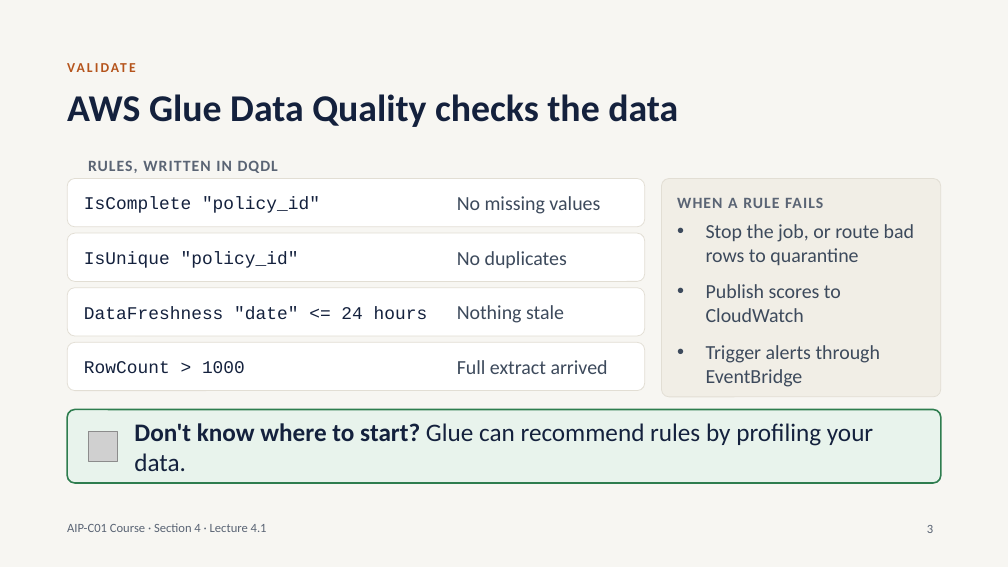
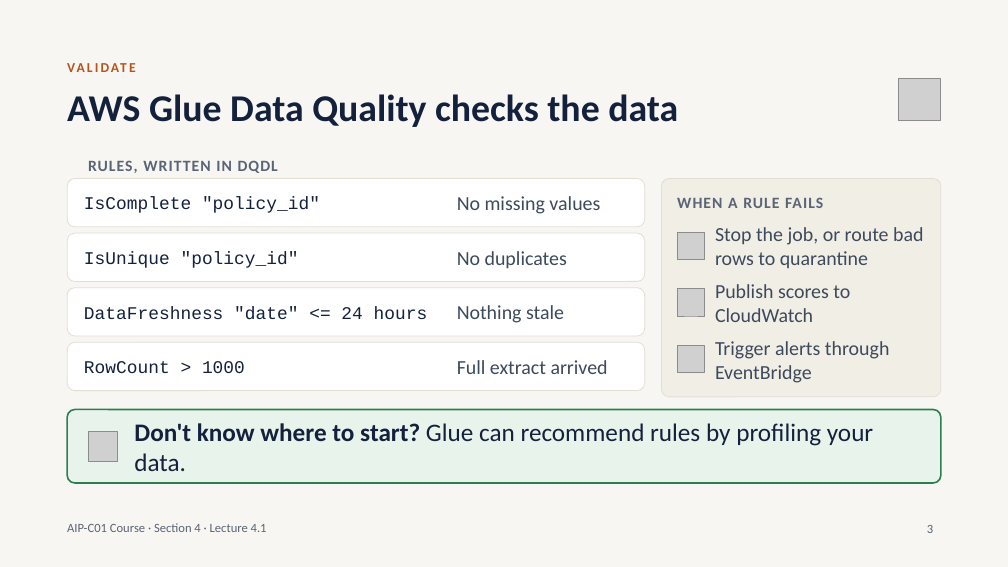
Before and after one commit to telberrak/aws-ai-developer, a slide deck: slide 3 of V2/slides/lecture-4.1.pptx. Drawn at 1008x567 pixels with LibreOffice and Linux fonts; fonts in the diff are those of the drawing; grey boxes stand for pictures. Boxes give left, top, right and bottom in pixels: in the first picture for what was removed or moved away, otherwise in the second. Text is boxed around its words. In the diff, an @@ line names an element or a change of style, - is before the commit and + after.

```diff
--- a/V2/slides/lecture-4.1.pptx
+++ b/V2/slides/lecture-4.1.pptx
@@ picture added at [899, 79, 941, 121] @@
@@ picture added at [678, 232, 705, 259] @@
@@ text "Stop the job, or route ...": place and size @@
-text "Stop the job, or route ..." at [706, 224, 914, 387]
+text "Stop the job, or route ..." at [715, 227, 923, 268]
@@ text "Stop the job, or route ..." at [715, 227, 923, 268]: bullet • to none; less space between paragraphs; vertical alignment top to middle @@
@@ picture added at [678, 289, 705, 316] @@
@@ text at [706, 284, 881, 387]: paragraphs removed @@
-• Publish scores to CloudWatch
-• Trigger alerts through EventBridge
@@ text added at [715, 284, 850, 322], 19 pt, text #3D4A5C @@
+Publish scores to CloudWatch
@@ picture added at [678, 346, 705, 373] @@
@@ text added at [715, 341, 890, 383], 19 pt, text #3D4A5C @@
+Trigger alerts through EventBridge
```
Also in this commit, not shown: 3 other slides changed, 23 other files.
